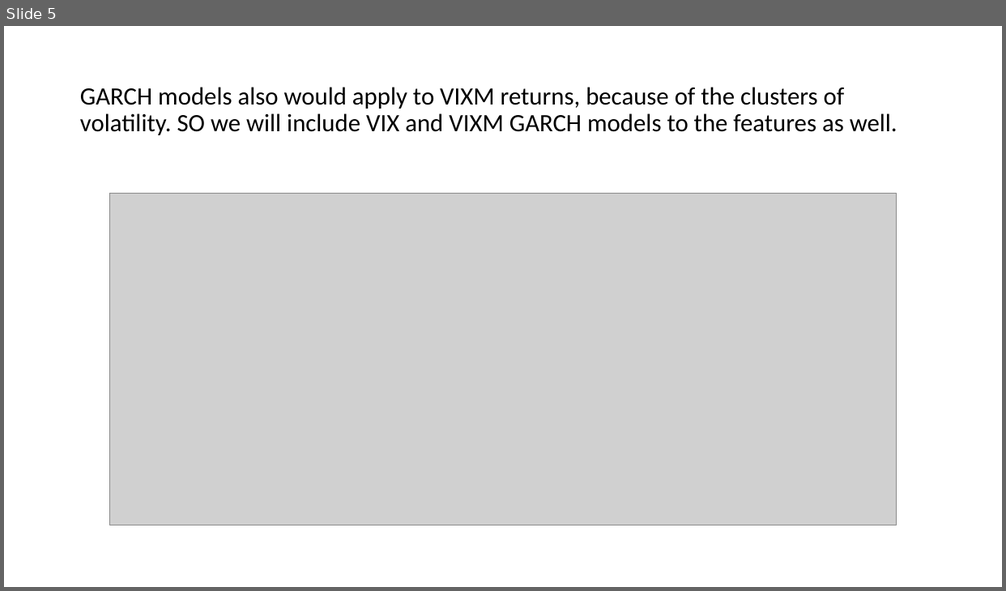
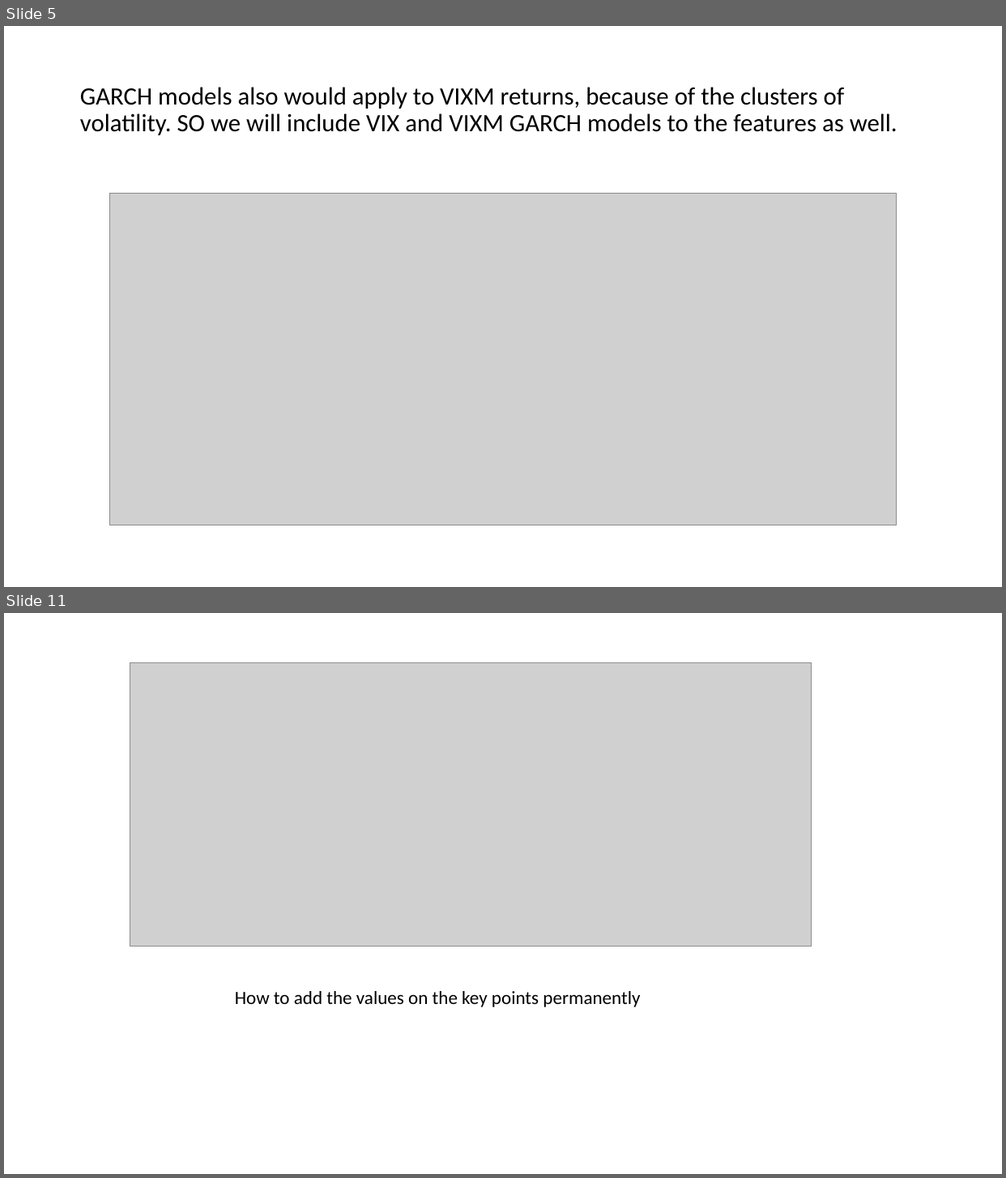
Before and after one commit to paocarvajal1912/vixx-token-dapp, a slide deck: Adaboost_ML_Model.pptx. Shown one above the other, each under a label of ours: slide 5 before the commit, slides 5 and 11 after it; the slides between them are not shown. The pictures are 1006x591 and 1006x1178 pixels, drawn with LibreOffice and Linux fonts; fonts in the diff are those of the drawing; grey boxes stand for pictures. Boxes give left, top, right and bottom in pixels: in the first picture for what was removed or moved away, otherwise in the second. Text is boxed around its words. In the diff, an @@ line names an element or a change of style, - is before the commit and + after.

```diff
--- a/Adaboost_ML_Model.pptx
+++ b/Adaboost_ML_Model.pptx
@@ slide 11 added at (4, 613, 1002, 1174), background #FFFFFF @@
@@ picture added at (130, 663, 812, 947) @@
@@ text added at (235, 991, 640, 1007), 18 pt, text #000000 @@
+How to add the values on the key points permanently
```
Also in this commit, not shown: 2 slides changed, 4 other slides added, 11 other files.
